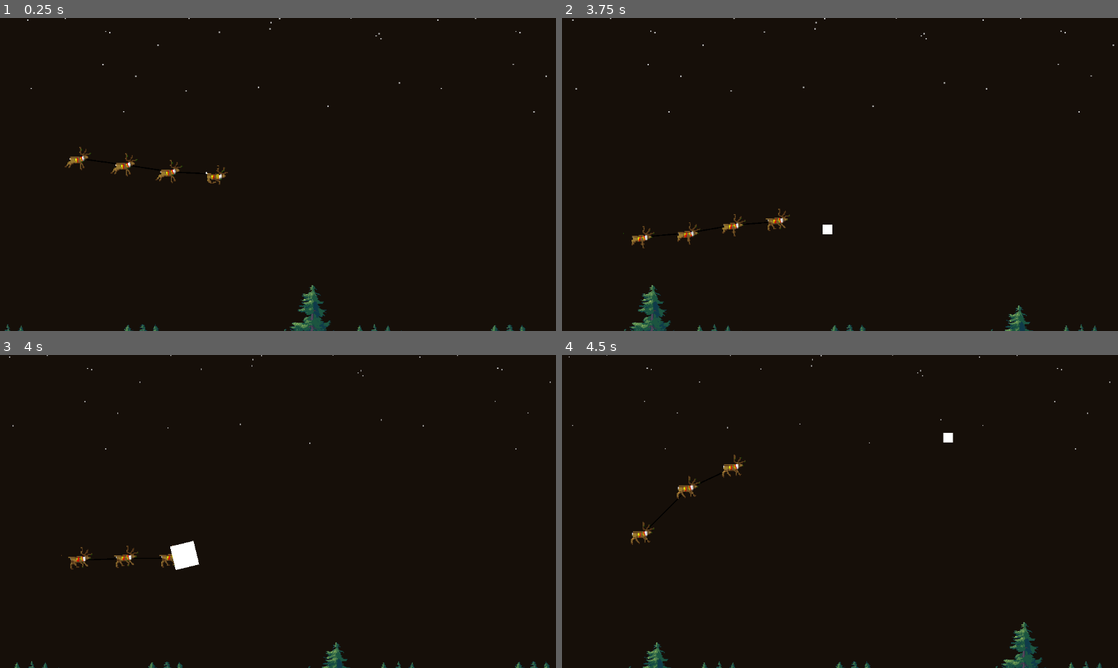
Above: before the commit, frames 1-4 (two rows, left to right).
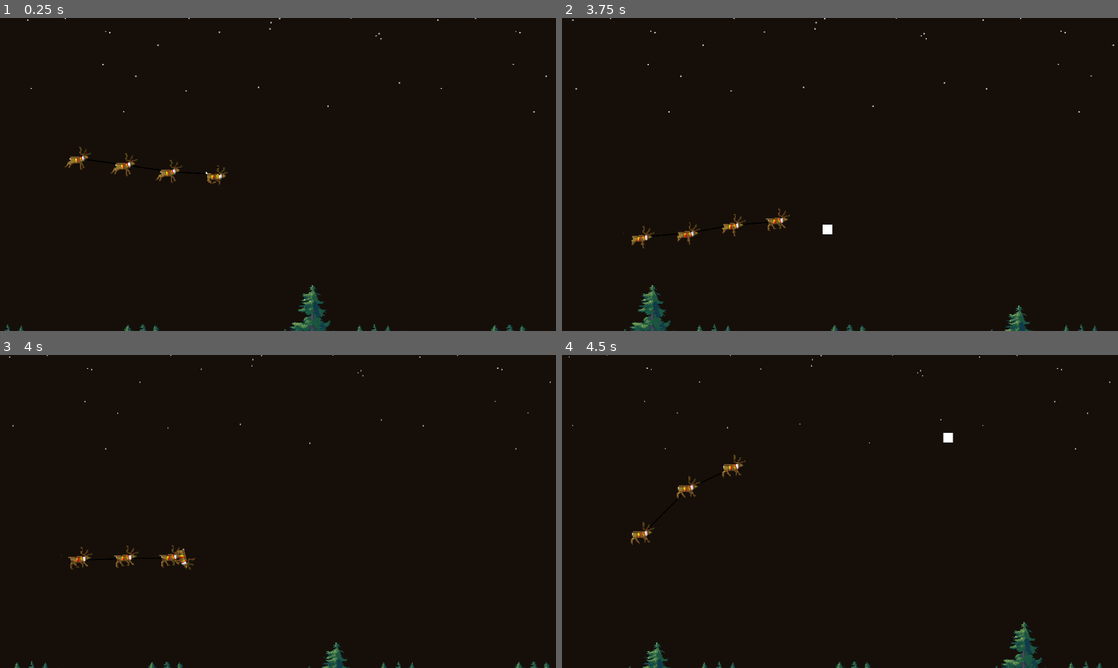
Above: after the commit, the same moments.

Repository: lohchness/santa-claus
Game: Godot game, scene res://level/level.tscn
The game is run twice, just before and just after one commit, with the same random seed, the same clock (stepped at 60 frames per second) and the same inputs.
Inputs (mouse positions are in pixels of both pictures, inside the frame that each line leads up to):
- Up to frame 1 (0.25 s): no input
- Up to frame 2 (3.75 s): move the mouse to (962, 158) at 0.52 s; move the mouse to (728, 190) at 1.27 s; move the mouse to (895, 105) at 2.02 s; move the mouse to (812, 237) at 2.77 s; move the mouse to (1006, 221) at 3.52 s
- Up to frame 3 (4 s): no input
- Up to frame 4 (4.5 s): move the mouse to (673, 464) at 4.27 s

Frames 1-2 are identical in both runs. In frame 3, 0.3% of the frame differs, in the area x 30-36%, y 59-69%; in frame 4, nothing differs.

Commit message:
feat: dead reindeer uses spritesheet

Diff:
--- a/characters/dead_reindeer.tscn
+++ b/characters/dead_reindeer.tscn
@@ -1,22 +1,113 @@
-[gd_scene load_steps=2 format=3 uid="uid://da63lb7xb6fvx"]
+[gd_scene load_steps=16 format=3 uid="uid://da63lb7xb6fvx"]
 
 [ext_resource type="Script" uid="uid://6rdn8vf454cl" path="res://characters/dead_reindeer.gd" id="1_p56iu"]
+[ext_resource type="Texture2D" uid="uid://dnlnnqwdfvyhg" path="res://characters/reindeer/reindeerspritesheet.png" id="2_wiqqu"]
+
+[sub_resource type="AtlasTexture" id="AtlasTexture_rnts3"]
+atlas = ExtResource("2_wiqqu")
+region = Rect2(0, 0, 32, 32)
+
+[sub_resource type="AtlasTexture" id="AtlasTexture_kkcb5"]
+atlas = ExtResource("2_wiqqu")
+region = Rect2(32, 0, 32, 32)
+
+[sub_resource type="AtlasTexture" id="AtlasTexture_0lcyc"]
+atlas = ExtResource("2_wiqqu")
+region = Rect2(64, 0, 32, 32)
+
+[sub_resource type="AtlasTexture" id="AtlasTexture_jsn5l"]
+atlas = ExtResource("2_wiqqu")
+region = Rect2(96, 0, 32, 32)
+
+[sub_resource type="AtlasTexture" id="AtlasTexture_fhc32"]
+atlas = ExtResource("2_wiqqu")
+region = Rect2(128, 0, 32, 32)
+
+[sub_resource type="AtlasTexture" id="AtlasTexture_wjc3v"]
+atlas = ExtResource("2_wiqqu")
+region = Rect2(160, 0, 32, 32)
+
+[sub_resource type="AtlasTexture" id="AtlasTexture_06e4h"]
+atlas = ExtResource("2_wiqqu")
+region = Rect2(192, 0, 32, 32)
+
+[sub_resource type="AtlasTexture" id="AtlasTexture_3ojo4"]
+atlas = ExtResource("2_wiqqu")
+region = Rect2(224, 0, 32, 32)
+
+[sub_resource type="AtlasTexture" id="AtlasTexture_mc7x1"]
+atlas = ExtResource("2_wiqqu")
+region = Rect2(256, 0, 32, 32)
+
+[sub_resource type="AtlasTexture" id="AtlasTexture_7alvn"]
+atlas = ExtResource("2_wiqqu")
+region = Rect2(288, 0, 32, 32)
+
+[sub_resource type="AtlasTexture" id="AtlasTexture_w2ope"]
+atlas = ExtResource("2_wiqqu")
+region = Rect2(320, 0, 32, 32)
+
+[sub_resource type="AtlasTexture" id="AtlasTexture_r821y"]
+atlas = ExtResource("2_wiqqu")
+region = Rect2(352, 0, 32, 32)
+
+[sub_resource type="SpriteFrames" id="SpriteFrames_3fkwu"]
+animations = [{
+"frames": [{
+"duration": 1.0,
+"texture": SubResource("AtlasTexture_rnts3")
+}, {
+"duration": 1.0,
+"texture": SubResource("AtlasTexture_kkcb5")
+}, {
+"duration": 1.0,
+"texture": SubResource("AtlasTexture_0lcyc")
+}, {
+"duration": 1.0,
+"texture": SubResource("AtlasTexture_jsn5l")
+}, {
+"duration": 1.0,
+"texture": SubResource("AtlasTexture_fhc32")
+}, {
+"duration": 1.0,
+"texture": SubResource("AtlasTexture_wjc3v")
+}, {
+"duration": 1.0,
+"texture": SubResource("AtlasTexture_06e4h")
+}, {
+"duration": 1.0,
+"texture": SubResource("AtlasTexture_3ojo4")
+}, {
+"duration": 1.0,
+"texture": SubResource("AtlasTexture_mc7x1")
+}, {
+"duration": 1.0,
+"texture": SubResource("AtlasTexture_7alvn")
+}, {
+"duration": 1.0,
+"texture": SubResource("AtlasTexture_w2ope")
+}, {
+"duration": 1.0,
+"texture": SubResource("AtlasTexture_r821y")
+}],
+"loop": true,
+"name": &"default",
+"speed": 25.0
+}]
 
 [node name="DeadReindeer" type="CharacterBody2D"]
 collision_layer = 0
 collision_mask = 0
 script = ExtResource("1_p56iu")
 
-[node name="ColorRect" type="ColorRect" parent="."]
-offset_left = -50.0
-offset_top = -50.0
-offset_right = 50.0
-offset_bottom = 50.0
-mouse_filter = 2
-
 [node name="Timer" type="Timer" parent="."]
 wait_time = 2.0
 one_shot = true
 autostart = true
 
+[node name="AnimatedSprite2D" type="AnimatedSprite2D" parent="."]
+scale = Vector2(4, 4)
+sprite_frames = SubResource("SpriteFrames_3fkwu")
+autoplay = "default"
+
 [connection signal="timeout" from="Timer" to="." method="_on_timer_timeout"]
